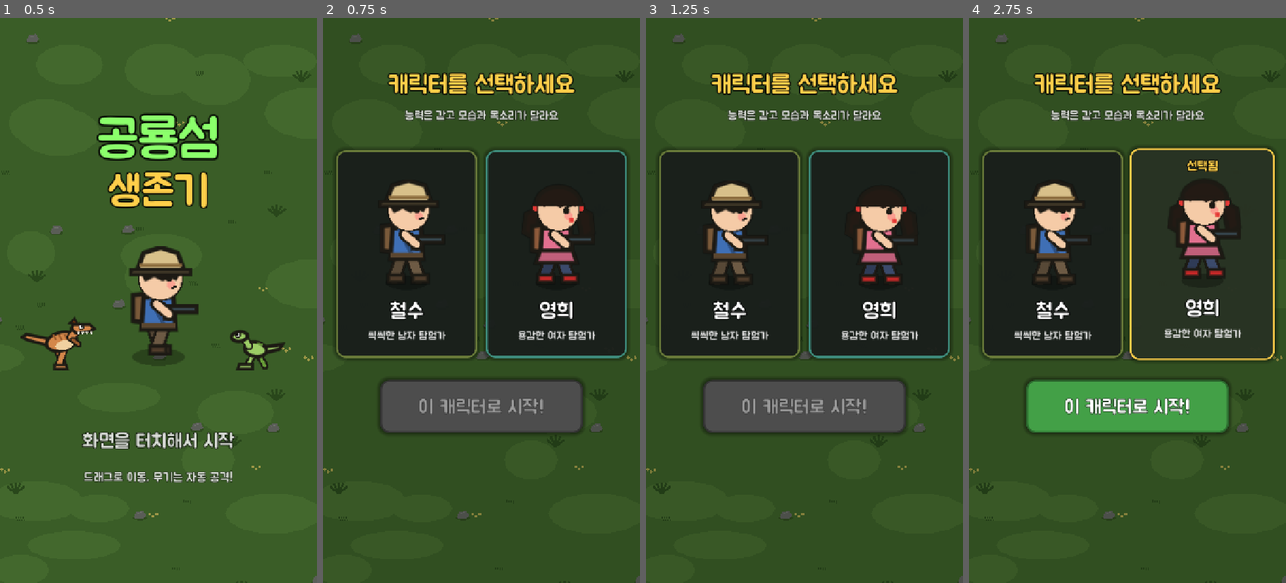
Above: before the commit, frames 1-4 (left to right).
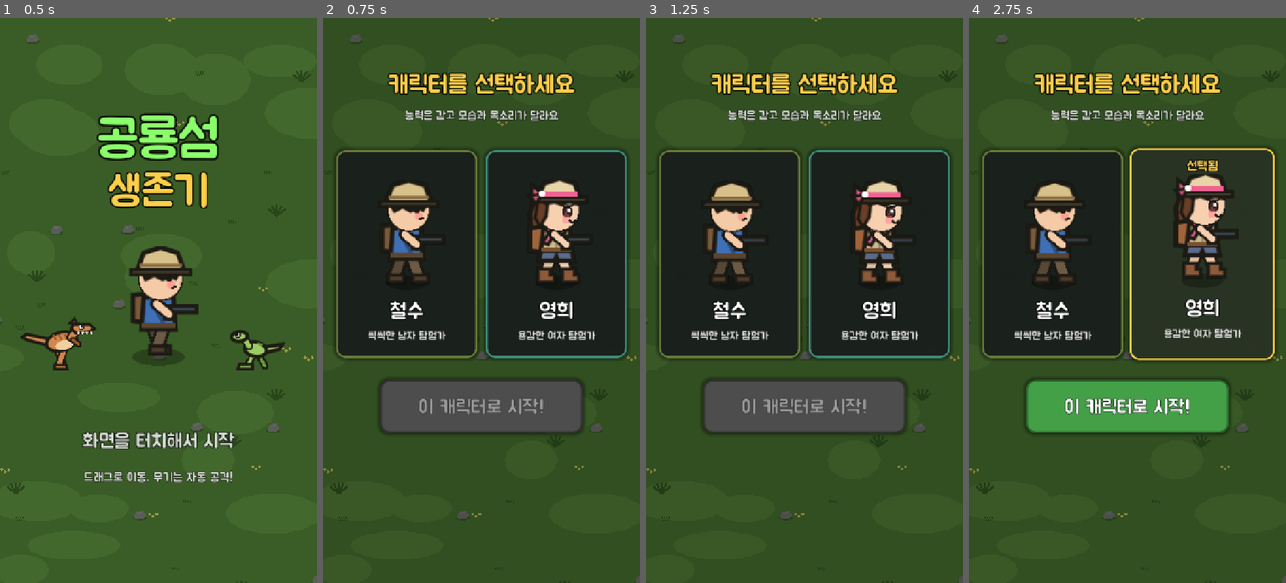
Above: after the commit, the same moments.

Repository: wylee-hadeul/dino-survivor
Game: Godot game, scene res://main.tscn
The game is run twice, just before and just after one commit, with the same random seed, the same clock (stepped at 60 frames per second) and the same inputs.
Inputs (mouse positions are in pixels of both pictures, inside the frame that each line leads up to):
- Up to frame 1 (0.5 s): no input
- Up to frame 2 (0.75 s): tap Enter at 0.5 s; move the mouse to (551, 272) at 0.52 s; hold Right (right) from 0.53 s (still down); tap Space (ride) at 0.6 s; click (551, 272) at 0.67 s
- Up to frame 3 (1.25 s): keep holding Right (right)
- Up to frame 4 (2.75 s): release Right (right) at 1.25 s; drag from (1064, 328) to (1111, 413) at 1.27 s; move the mouse to (1159, 176) at 2.02 s; hold Right (right) from 2.03 s (still down); tap E at 2.1 s; tap Space (ride) at 2.3 s

Frame 1 is identical in both runs. In frame 2, 1.3% of the frame differs, in the area x 66-85%, y 28-47%; in frame 3, 1.3%; in frame 4, 1.7%, in the area x 62-86%, y 27-46%.

Commit message:
fix: v0.3.3 - 캐릭터 목소리 엇갈림 수정, 영희 그림 변경
- 기기의 한국어 음성 중 성별에 맞는 음성을 선택 (한글 이름 음성 포함: 유나 등)
- 남성 음성이 없으면 철수는 낮게(0.5), 영희는 자연스럽게(1.2) 높이로 구분
- 영희: 분홍 리본 탐험모, 갈색 긴 머리, 큰 눈, 카키 셔츠 + 분홍 스카프

Co-Authored-By: Claude Opus 5.5 <noreply@anthropic.com>

Diff:
--- a/scripts/art.gd
+++ b/scripts/art.gd
@@ -77,66 +77,96 @@
 
 
 ## female=false: 철수 (탐험모 + 검은 앞머리, 파란 조끼)
-## female=true : 영희 (검은 양갈래 머리 + 빨간 리본, 분홍 조끼)
+## female=true : 영희 (분홍 리본 탐험모, 갈색 긴 머리, 큰 눈, 카키 셔츠 + 분홍 스카프)
 static func player(c: CanvasItem, frame: int, female := false) -> void:
+	if female:
+		_younghee(c, frame)
+		return
 	var skin := Color("f5cba7")
-	var vest := Color("e2708f") if female else Color("3f6fb5")
-	var pants := Color("3b4a6b") if female else Color("6d5a44")
+	var vest := Color("3f6fb5")
+	var pants := Color("6d5a44")
 	var hair := Color("231a14")
-	var ribbon := Color("e53935")
-	if female:
-		# 양갈래 머리 (뒤쪽)
-		for side in [-1.0, 1.0]:
-			var base := Vector2(2 + side * 18.0, -72)
-			poly(c, PackedVector2Array([base + Vector2(side * -4, -4), base + Vector2(side * 14, 6), base + Vector2(side * 16, 24), base + Vector2(side * 6, 30), base + Vector2(side * 2, 12), base + Vector2(side * -2, -2)]), hair)
-			c.draw_circle(base + Vector2(side * 4, 0), 5.0, OL)
-			c.draw_circle(base + Vector2(side * 4, 0), 3.5, ribbon)
 	# 배낭
-	poly(c, PackedVector2Array([Vector2(-24, -54), Vector2(-10, -56), Vector2(-10, -28), Vector2(-24, -30)]), Color("8d5a3a") if female else Color("7a5a3a"))
+	poly(c, PackedVector2Array([Vector2(-24, -54), Vector2(-10, -56), Vector2(-10, -28), Vector2(-24, -30)]), Color("7a5a3a"))
 	# 다리
 	var s := 1.0 if frame == 0 else -1.0
 	limb(c, Vector2(-5, -24), Vector2(-5 - 7 * s, -4), 9.0, pants.darkened(0.2))
 	limb(c, Vector2(5, -24), Vector2(5 + 7 * s, -4), 9.0, pants)
 	for fx in [-5 - 7 * s, 5 + 7 * s]:
-		poly(c, PackedVector2Array([Vector2(fx - 6, -6), Vector2(fx + 9, -6), Vector2(fx + 9, 1), Vector2(fx - 6, 1)]), Color("c62828") if female else Color("4e3b2a"), 2.0)
+		poly(c, PackedVector2Array([Vector2(fx - 6, -6), Vector2(fx + 9, -6), Vector2(fx + 9, 1), Vector2(fx - 6, 1)]), Color("4e3b2a"), 2.0)
 	# 몸통
 	poly(c, PackedVector2Array([Vector2(-14, -52), Vector2(14, -52), Vector2(16, -22), Vector2(-16, -22)]), vest)
-	if female:
-		# 치마 단
-		poly(c, PackedVector2Array([Vector2(-16, -30), Vector2(16, -30), Vector2(20, -18), Vector2(-20, -18)]), vest.darkened(0.15), 2.5)
-		c.draw_circle(Vector2(0, -46), 3.0, Color.WHITE)
-	else:
-		c.draw_line(Vector2(-8, -52), Vector2(6, -24), vest.darkened(0.3), 4.0)
-		c.draw_rect(Rect2(-16, -28, 32, 5), Color("5a4630"))
+	c.draw_line(Vector2(-8, -52), Vector2(6, -24), vest.darkened(0.3), 4.0)
+	c.draw_rect(Rect2(-16, -28, 32, 5), Color("5a4630"))
 	# 총 + 팔
 	poly(c, PackedVector2Array([Vector2(4, -44), Vector2(36, -44), Vector2(36, -38), Vector2(16, -38), Vector2(14, -32), Vector2(6, -32)]), Color("37474f"), 2.5)
 	limb(c, Vector2(-2, -46), Vector2(10, -36), 7.0, skin)
 	# 머리
 	circ(c, Vector2(2, -70), 20.0, skin)
-	if female:
-		# 정수리 머리 + 짧은 앞머리 (얼굴을 가리지 않게), 그 위에 눈/볼/입술
-		var top := PackedVector2Array()
-		for i in 13:
-			var a := PI + PI * i / 12.0
-			top.append(Vector2(2 + cos(a) * 22.0, -76 + sin(a) * 17.0))
-		poly(c, top, hair)
-		poly(c, PackedVector2Array([Vector2(-19, -78), Vector2(23, -78), Vector2(19, -73), Vector2(12, -76), Vector2(4, -72), Vector2(-4, -76), Vector2(-12, -73)]), hair, 0.0)
-		c.draw_circle(Vector2(12, -64), 4.0, Color(1, 0.5, 0.5, 0.6))
-		c.draw_circle(Vector2(10, -69), 3.2, OL)
-		c.draw_line(Vector2(8, -72), Vector2(15, -74), OL, 2.0)
-		c.draw_circle(Vector2(15, -60), 2.2, ribbon)
-		return
 	c.draw_circle(Vector2(12, -64), 4.0, Color(1, 0.5, 0.5, 0.55))
 	c.draw_circle(Vector2(10, -70), 3.0, OL)
-	if true:
-		# 검은 앞머리가 모자 아래로 보인다
-		poly(c, PackedVector2Array([Vector2(-16, -76), Vector2(20, -76), Vector2(16, -70), Vector2(10, -73), Vector2(4, -69), Vector2(-4, -73), Vector2(-12, -69)]), hair, 2.0)
-		c.draw_line(Vector2(6, -79), Vector2(14, -78), OL, 2.5)
-		c.draw_line(Vector2(12, -61), Vector2(17, -62), OL, 2.0)
-		# 탐험모
-		poly(c, PackedVector2Array([Vector2(-20, -78), Vector2(-14, -94), Vector2(2, -99), Vector2(18, -94), Vector2(24, -78)]), Color("d8c08a"))
-		poly(c, PackedVector2Array([Vector2(-26, -78), Vector2(30, -78), Vector2(30, -74), Vector2(-26, -74)]), Color("c2a66c"), 2.5)
-		c.draw_line(Vector2(-18, -82), Vector2(22, -82), Color("8d6e3f"), 3.0)
+	# 검은 앞머리가 모자 아래로 보인다
+	poly(c, PackedVector2Array([Vector2(-16, -76), Vector2(20, -76), Vector2(16, -70), Vector2(10, -73), Vector2(4, -69), Vector2(-4, -73), Vector2(-12, -69)]), hair, 2.0)
+	c.draw_line(Vector2(6, -79), Vector2(14, -78), OL, 2.5)
+	c.draw_line(Vector2(12, -61), Vector2(17, -62), OL, 2.0)
+	# 탐험모
+	poly(c, PackedVector2Array([Vector2(-20, -78), Vector2(-14, -94), Vector2(2, -99), Vector2(18, -94), Vector2(24, -78)]), Color("d8c08a"))
+	poly(c, PackedVector2Array([Vector2(-26, -78), Vector2(30, -78), Vector2(30, -74), Vector2(-26, -74)]), Color("c2a66c"), 2.5)
+	c.draw_line(Vector2(-18, -82), Vector2(22, -82), Color("8d6e3f"), 3.0)
+
+
+static func _younghee(c: CanvasItem, frame: int) -> void:
+	var skin := Color("f7d0b0")
+	var hair := Color("6b3e26")
+	var hair_hi := Color("8a5636")
+	var shirt := Color("cdb88a")
+	var shorts := Color("5c6b8a")
+	var pink := Color("f06292")
+	# 뒤로 흐르는 긴 머리 (어깨까지)
+	poly(c, PackedVector2Array([Vector2(-20, -84), Vector2(14, -86), Vector2(16, -60), Vector2(6, -44), Vector2(-10, -40), Vector2(-24, -46), Vector2(-26, -66)]), hair)
+	c.draw_line(Vector2(-18, -70), Vector2(-14, -48), hair_hi, 3.0)
+	# 배낭
+	poly(c, PackedVector2Array([Vector2(-26, -52), Vector2(-12, -54), Vector2(-12, -28), Vector2(-26, -30)]), Color("a0643c"))
+	# 다리 (반바지 + 부츠)
+	var s := 1.0 if frame == 0 else -1.0
+	limb(c, Vector2(-5, -24), Vector2(-5 - 7 * s, -5), 8.0, skin.darkened(0.08))
+	limb(c, Vector2(5, -24), Vector2(5 + 7 * s, -5), 8.0, skin)
+	for fx in [-5 - 7 * s, 5 + 7 * s]:
+		poly(c, PackedVector2Array([Vector2(fx - 6, -12), Vector2(fx + 6, -12), Vector2(fx + 6, -6), Vector2(fx + 10, -6), Vector2(fx + 10, 1), Vector2(fx - 6, 1)]), Color("8d5a3a"), 2.0)
+	poly(c, PackedVector2Array([Vector2(-15, -32), Vector2(15, -32), Vector2(17, -20), Vector2(2, -20), Vector2(0, -24), Vector2(-2, -20), Vector2(-17, -20)]), shorts)
+	# 셔츠 + 벨트
+	poly(c, PackedVector2Array([Vector2(-13, -52), Vector2(13, -52), Vector2(15, -30), Vector2(-15, -30)]), shirt)
+	c.draw_line(Vector2(0, -50), Vector2(0, -32), shirt.darkened(0.25), 2.0)
+	c.draw_rect(Rect2(-15, -33, 30, 4), Color("7a5230"))
+	# 분홍 스카프
+	poly(c, PackedVector2Array([Vector2(-12, -54), Vector2(12, -54), Vector2(8, -47), Vector2(-8, -47)]), pink, 2.0)
+	poly(c, PackedVector2Array([Vector2(-6, -49), Vector2(-14, -38), Vector2(-8, -36), Vector2(-2, -47)]), pink, 2.0)
+	# 총 + 팔
+	poly(c, PackedVector2Array([Vector2(4, -44), Vector2(34, -44), Vector2(34, -38), Vector2(16, -38), Vector2(14, -32), Vector2(6, -32)]), Color("37474f"), 2.5)
+	limb(c, Vector2(-2, -46), Vector2(10, -36), 6.0, skin)
+	# 얼굴
+	circ(c, Vector2(2, -70), 20.0, skin)
+	# 얼굴 옆 머리카락
+	poly(c, PackedVector2Array([Vector2(-18, -80), Vector2(-8, -82), Vector2(-10, -64), Vector2(-16, -54), Vector2(-21, -62)]), hair, 2.0)
+	# 앞머리 (이마만 살짝)
+	poly(c, PackedVector2Array([Vector2(-16, -82), Vector2(22, -82), Vector2(20, -76), Vector2(12, -78), Vector2(6, -75), Vector2(-2, -78), Vector2(-10, -76)]), hair, 2.0)
+	# 큰 눈 + 반짝임 + 속눈썹
+	c.draw_circle(Vector2(11, -68), 5.2, OL)
+	c.draw_circle(Vector2(11, -68), 4.0, Color("3e2723"))
+	c.draw_circle(Vector2(12.5, -69.5), 1.6, Color.WHITE)
+	c.draw_circle(Vector2(9.5, -66.5), 0.8, Color.WHITE)
+	c.draw_line(Vector2(7, -73), Vector2(16, -74.5), OL, 2.0)
+	c.draw_line(Vector2(15, -73.5), Vector2(18, -76), OL, 1.6)
+	# 볼, 입
+	c.draw_circle(Vector2(10, -61), 4.5, Color(1, 0.45, 0.55, 0.45))
+	c.draw_arc(Vector2(16, -61), 3.0, 0.2, PI - 0.2, 8, OL, 1.8)
+	# 탐험모 + 분홍 리본
+	poly(c, PackedVector2Array([Vector2(-18, -82), Vector2(-12, -96), Vector2(3, -101), Vector2(18, -96), Vector2(23, -82)]), Color("e8d4a8"))
+	poly(c, PackedVector2Array([Vector2(-24, -82), Vector2(29, -82), Vector2(29, -78), Vector2(-24, -78)]), Color("d4bc86"), 2.5)
+	c.draw_rect(Rect2(-16, -88, 37, 5), pink)
+	poly(c, PackedVector2Array([Vector2(-14, -86), Vector2(-24, -94), Vector2(-24, -80)]), pink, 2.0)
+	poly(c, PackedVector2Array([Vector2(-14, -86), Vector2(-26, -84), Vector2(-20, -76)]), pink.darkened(0.15), 2.0)
+	c.draw_circle(Vector2(-14, -86), 3.0, Color.WHITE)
 
 
 # ================================================================== 공룡
--- a/scripts/main.gd
+++ b/scripts/main.gd
@@ -146,7 +146,7 @@
 
 func choose_character(c: String) -> void:
 	character = c
-	voice.pitch = 1.7 if c == "f" else 1.4  # 캐릭터별 목소리 높이 (Web Speech pitch 0~2)
+	voice.gender = c
 	save_game()
 	dlog("character: %s" % c)
 
@@ -398,7 +398,7 @@
 			equipped = "jeep"
 		voice.tts_enabled = bool(cfg.get_value("save", "voice", true))
 		character = str(cfg.get_value("save", "character", ""))
-	voice.pitch = 1.7 if character == "f" else 1.4
+	voice.gender = "f" if character == "f" else "m"
 	selected_stage = unlocked
 
 
--- a/scripts/voice.gd
+++ b/scripts/voice.gd
@@ -5,7 +5,7 @@
 const Data = preload("res://scripts/data.gd")
 
 var tts_enabled := true
-var pitch := 1.4  # 캐릭터별 목소리 높이 (남자 1.4 / 여자 1.7)
+var gender := "m"  # "m" 철수 / "f" 영희 — 성별에 맞는 음성을 고르고, 없으면 높이로 구분
 var bubble := ""
 var bubble_t := 0.0
 var cool := 0.0       # 말풍선 간격
@@ -48,18 +48,53 @@
 		speak(text)
 
 
+## 남/여 음성 구분용 이름 패턴 (Windows: InJoon/SunHi, Android: ko-kr-x-koc/kod 남성, koa/kob 여성,
+## Apple: 유나/소라 여성, Chrome: "Google 한국의" 여성). 이름이 한글로 나오는 기기도 있다.
+const MALE_RE := "injoon|minsu|jinho|인준|민수|진호|male|남성|-koc|-kod"
+const FEMALE_RE := "sunhi|yuna|sora|heami|jimin|선희|유나|소라|혜미|지민|google|female|여성|-koa|-kob"
+
+
 func speak(text: String) -> void:
 	if OS.has_feature("web"):
 		var js := """
-			(function(t){try{var s=window.speechSynthesis;if(!s)return;
-			var u=new SpeechSynthesisUtterance(t);u.lang='ko-KR';u.rate=1.1;u.pitch=%s;
-			var vs=s.getVoices();for(var i=0;i<vs.length;i++){if(vs[i].lang&&vs[i].lang.toLowerCase().indexOf('ko')==0){u.voice=vs[i];break;}}
-			s.cancel();s.speak(u);}catch(e){}})(%s);
-		""" % [str(pitch), JSON.stringify(text)]
+			(function(t,g){try{var s=window.speechSynthesis;if(!s)return;
+			var vs=s.getVoices().filter(function(v){return v.lang&&v.lang.toLowerCase().replace('_','-').indexOf('ko')==0;});
+			var male=new RegExp('%s','i'),female=new RegExp('%s','i');
+			var pick=null;
+			for(var i=0;i<vs.length;i++){var id=vs[i].name+' '+vs[i].voiceURI;
+				if(g=='m'&&male.test(id)&&!female.test(id)){pick=vs[i];break;}
+				if(g=='f'&&female.test(id)){pick=vs[i];break;}}
+			var u=new SpeechSynthesisUtterance(t);u.lang='ko-KR';u.rate=1.05;
+			if(pick){u.voice=pick;u.pitch=(g=='m')?0.95:1.15;}
+			else{if(vs.length){u.voice=vs[0];}u.pitch=(g=='m')?0.5:1.2;}
+			s.cancel();s.speak(u);}catch(e){}})(%s,'%s');
+		""" % [MALE_RE, FEMALE_RE, JSON.stringify(text), gender]
 		JavaScriptBridge.eval(js, true)
 		return
-	var voices := DisplayServer.tts_get_voices_for_language("ko")
-	if voices.is_empty():
-		return
+	var list := DisplayServer.tts_get_voices()
+	var male := RegEx.create_from_string("(?i)" + MALE_RE)
+	var female := RegEx.create_from_string("(?i)" + FEMALE_RE)
+	var fallback := ""
+	var pick := ""
+	for v in list:
+		if not str(v.get("language", "")).to_lower().begins_with("ko"):
+			continue
+		var id: String = str(v.get("name", "")) + " " + str(v.get("id", ""))
+		if fallback == "":
+			fallback = v.id
+		if gender == "m" and male.search(id) and not female.search(id):
+			pick = v.id
+			break
+		if gender == "f" and female.search(id):
+			pick = v.id
+			break
+	var p := 1.0
+	if pick == "":
+		if fallback == "":
+			return
+		pick = fallback
+		p = 0.5 if gender == "m" else 1.2
+	else:
+		p = 0.95 if gender == "m" else 1.15
 	DisplayServer.tts_stop()
-	DisplayServer.tts_speak(text, voices[0], 80, pitch, 1.1)
+	DisplayServer.tts_speak(text, pick, 80, p, 1.05)
Not shown, changed: docs/index.html
Not shown, changed: docs/index.pck
